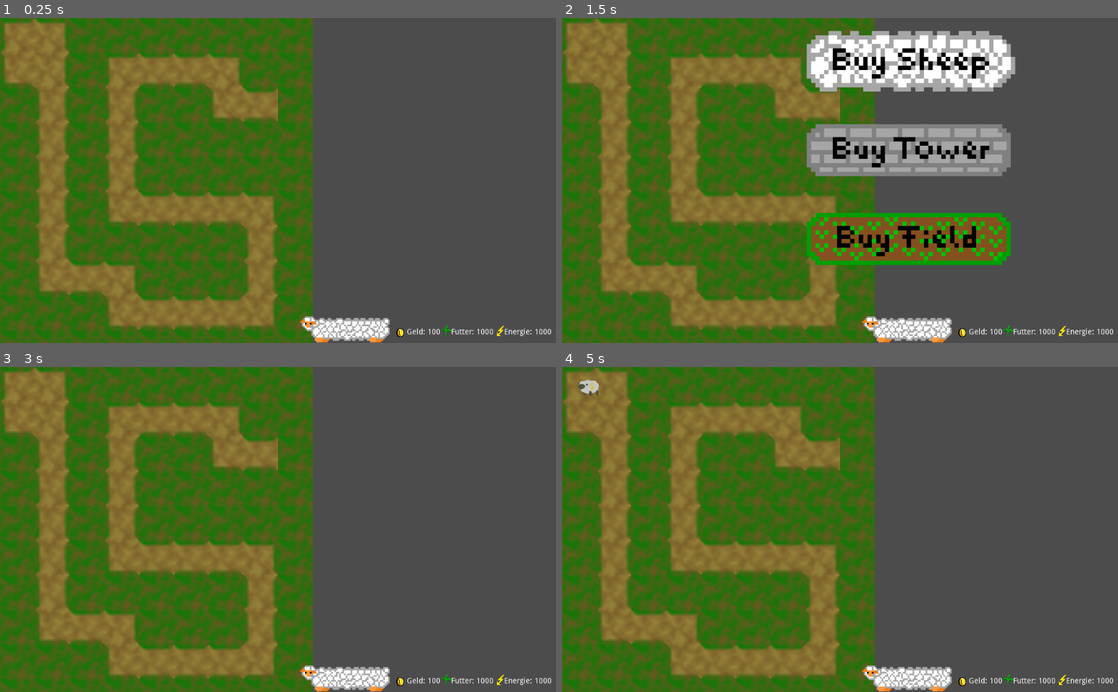
Above: before the commit, frames 1-4 (two rows, left to right).
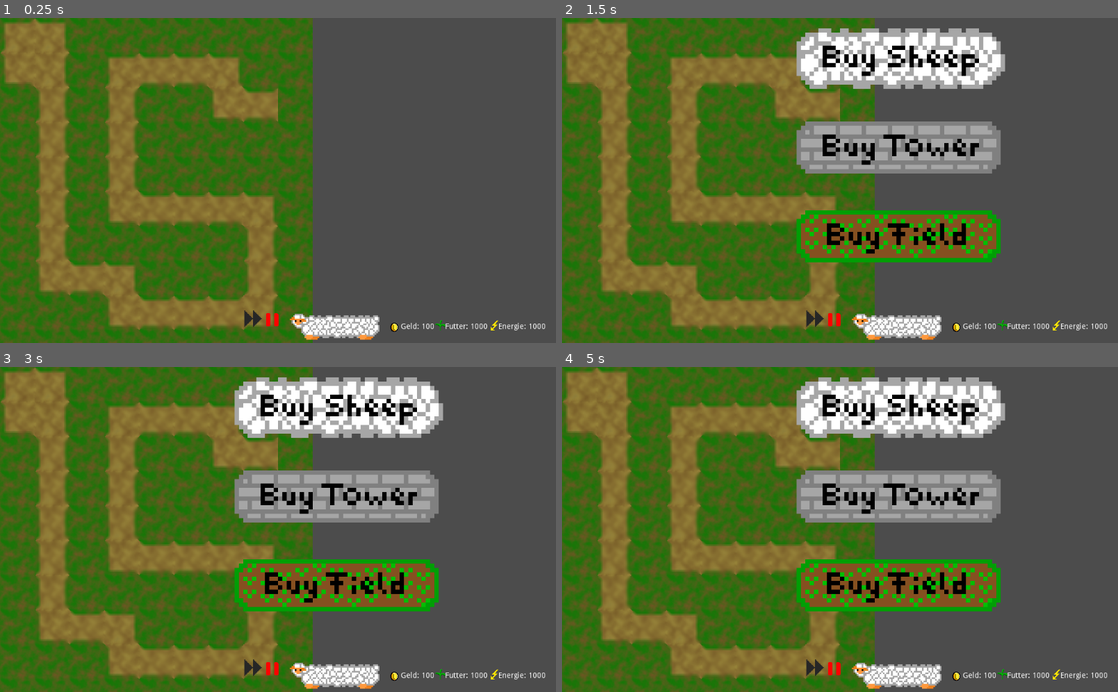
Above: after the commit, the same moments.

Repository: winnerbyhabit/bifigamejamWS19
Game: Godot game, scene res://Game.tscn
Two runs of this game, one before a commit and one after it. Both use one fixed random seed, a clock stepped at 60 frames per second and the inputs below. Sound files missing from this copy of the repository are replaced by a short silence.
Inputs (mouse positions are in pixels of both pictures, inside the frame that each line leads up to):
- Up to frame 1 (0.25 s): no input
- Up to frame 2 (1.5 s): click (906, 330) at 0.52 s; click (817, 326) at 1.27 s
- Up to frame 3 (3 s): click (272, 675) at 2.02 s; click (350, 409) at 2.77 s
- Up to frame 4 (5 s): click (906, 679) at 3.52 s; click (912, 500) at 4.27 s

The runs differ from the first frame. In frame 1, 1.7% of the frame differs, in the area x 43-100%, y 89-100%; in frame 2, 15%; in frame 3, 19%; in frame 4, 20%, in the area x 2-100%, y 3-100%.

Commit message:
working pause button

Diff:
--- a/project/GUI.gd
+++ b/project/GUI.gd
@@ -20,3 +20,7 @@
 
 func _on_Shopping_add_tower():
 	emit_signal("add_tower")
+
+
+func toggle_pause():
+	get_tree().paused = not get_tree().paused
--- a/project/GUI.tscn
+++ b/project/GUI.tscn
@@ -1,10 +1,12 @@
-[gd_scene load_steps=6 format=2]
+[gd_scene load_steps=8 format=2]
 
 [ext_resource path="res://GUI.gd" type="Script" id=1]
-[ext_resource path="res://assets/CoinMini.png" type="Texture" id=2]
-[ext_resource path="res://assets/Futter.png" type="Texture" id=3]
-[ext_resource path="res://assets/Energy.png" type="Texture" id=4]
-[ext_resource path="res://Shopmenu/Shopping.tscn" type="PackedScene" id=5]
+[ext_resource path="res://assets/Fast_Forward2.png" type="Texture" id=2]
+[ext_resource path="res://assets/pause_button.png" type="Texture" id=3]
+[ext_resource path="res://Shopmenu/Shopping.tscn" type="PackedScene" id=4]
+[ext_resource path="res://assets/CoinMini.png" type="Texture" id=5]
+[ext_resource path="res://assets/Futter.png" type="Texture" id=6]
+[ext_resource path="res://assets/Energy.png" type="Texture" id=7]
 
 [node name="GUI" type="Control"]
 anchor_left = 1.0
@@ -22,42 +24,62 @@
 anchor_top = 1.0
 anchor_right = 1.0
 anchor_bottom = 1.0
-margin_left = -295.0
-margin_top = -40.0
+margin_left = -574.0
+margin_top = -60.0
+
+[node name="FastForward" type="TextureButton" parent="HBoxContainer"]
+margin_right = 32.0
+margin_bottom = 60.0
+texture_normal = ExtResource( 2 )
+
+[node name="Pause" type="TextureButton" parent="HBoxContainer"]
+pause_mode = 2
+margin_left = 36.0
+margin_right = 68.0
+margin_bottom = 60.0
+texture_normal = ExtResource( 3 )
+
+[node name="Shopping" parent="HBoxContainer" instance=ExtResource( 4 )]
+editor/display_folded = true
+margin_left = 72.0
+margin_top = 0.0
+margin_right = 264.0
+margin_bottom = 60.0
 
 [node name="Geld" type="HBoxContainer" parent="HBoxContainer"]
 editor/display_folded = true
-margin_right = 90.0
-margin_bottom = 40.0
+margin_left = 268.0
+margin_right = 358.0
+margin_bottom = 60.0
 
 [node name="Label" type="Label" parent="HBoxContainer/Geld"]
-margin_top = 13.0
+margin_top = 23.0
 margin_right = 54.0
-margin_bottom = 27.0
+margin_bottom = 37.0
 text = "     Geld:"
 
 [node name="TextureRect" type="TextureRect" parent="HBoxContainer/Geld/Label"]
 margin_right = 16.0
 margin_bottom = 16.0
-texture = ExtResource( 2 )
+texture = ExtResource( 5 )
 
 [node name="Value" type="Label" parent="HBoxContainer/Geld"]
 margin_left = 58.0
-margin_top = 13.0
+margin_top = 23.0
 margin_right = 90.0
-margin_bottom = 27.0
+margin_bottom = 37.0
 text = "1000"
 
 [node name="Futter" type="HBoxContainer" parent="HBoxContainer"]
 editor/display_folded = true
-margin_left = 94.0
-margin_right = 188.0
-margin_bottom = 40.0
+margin_left = 362.0
+margin_right = 456.0
+margin_bottom = 60.0
 
 [node name="Label" type="Label" parent="HBoxContainer/Futter"]
-margin_top = 13.0
+margin_top = 23.0
 margin_right = 58.0
-margin_bottom = 27.0
+margin_bottom = 37.0
 text = "    Futter:"
 
 [node name="TextureRect" type="TextureRect" parent="HBoxContainer/Futter/Label"]
@@ -66,25 +88,25 @@
 margin_right = 20.7805
 margin_bottom = 33.3972
 rect_scale = Vector2( 0.8, 1 )
-texture = ExtResource( 3 )
+texture = ExtResource( 6 )
 
 [node name="Value" type="Label" parent="HBoxContainer/Futter"]
 margin_left = 62.0
-margin_top = 13.0
+margin_top = 23.0
 margin_right = 94.0
-margin_bottom = 27.0
+margin_bottom = 37.0
 text = "1000"
 
 [node name="Energie" type="HBoxContainer" parent="HBoxContainer"]
 editor/display_folded = true
-margin_left = 192.0
-margin_right = 295.0
-margin_bottom = 40.0
+margin_left = 460.0
+margin_right = 563.0
+margin_bottom = 60.0
 
 [node name="Label" type="Label" parent="HBoxContainer/Energie"]
-margin_top = 13.0
+margin_top = 23.0
 margin_right = 67.0
-margin_bottom = 27.0
+margin_bottom = 37.0
 text = "    Energie:"
 
 [node name="TextureRect" type="TextureRect" parent="HBoxContainer/Energie/Label"]
@@ -92,15 +114,13 @@
 margin_top = -5.39722
 margin_right = 17.6028
 margin_bottom = 34.6028
-texture = ExtResource( 4 )
+texture = ExtResource( 7 )
 
 [node name="Value" type="Label" parent="HBoxContainer/Energie"]
 margin_left = 71.0
-margin_top = 13.0
+margin_top = 23.0
 margin_right = 103.0
-margin_bottom = 27.0
+margin_bottom = 37.0
 text = "1000"
-
-[node name="Shopping" parent="HBoxContainer" instance=ExtResource( 5 )]
-position = Vector2( -666.287, -549.081 )
+[connection signal="pressed" from="HBoxContainer/Pause" to="." method="toggle_pause"]
 [connection signal="add_tower" from="HBoxContainer/Shopping" to="." method="_on_Shopping_add_tower"]
--- a/project/Shopmenu/Shopping.tscn
+++ b/project/Shopmenu/Shopping.tscn
@@ -1,30 +1,25 @@
 [gd_scene load_steps=6 format=2]
 
-[ext_resource path="res://Shopmenu/Shopping.gd" type="Script" id=1]
-[ext_resource path="res://assets/Button_base.png" type="Texture" id=2]
+[ext_resource path="res://assets/Button_base.png" type="Texture" id=1]
+[ext_resource path="res://Shopmenu/Shopping.gd" type="Script" id=2]
 [ext_resource path="res://assets/Sheep_Button.png" type="Texture" id=3]
 [ext_resource path="res://assets/Tower_Button.png" type="Texture" id=4]
 [ext_resource path="res://assets/Field_Button_b.png" type="Texture" id=5]
 
-[node name="Shopping" type="Node2D"]
-editor/display_folded = true
-script = ExtResource( 1 )
-
-[node name="BackgroundYay" type="Sprite" parent="."]
-
-[node name="ShopButton" type="TextureButton" parent="."]
+[node name="ShopButton" type="TextureButton"]
 margin_left = 478.329
 margin_top = 533.715
 margin_right = 670.329
 margin_bottom = 593.715
-texture_normal = ExtResource( 2 )
+texture_normal = ExtResource( 1 )
+script = ExtResource( 2 )
 
 [node name="VBoxContainer" type="VBoxContainer" parent="."]
 visible = false
-margin_left = 324.0
-margin_top = -11.0
-margin_right = 836.0
-margin_bottom = 477.0
+margin_left = -154.329
+margin_top = -544.715
+margin_right = 357.671
+margin_bottom = -56.715
 alignment = 1
 
 [node name="SheepButton" type="TextureButton" parent="VBoxContainer"]
@@ -43,7 +38,7 @@
 margin_right = 512.0
 margin_bottom = 488.0
 texture_normal = ExtResource( 5 )
-[connection signal="pressed" from="ShopButton" to="." method="_on_ShopButton_pressed"]
+[connection signal="pressed" from="." to="." method="toggle_menu"]
 [connection signal="pressed" from="VBoxContainer/SheepButton" to="." method="_on_SheepButton_pressed"]
 [connection signal="pressed" from="VBoxContainer/TowerButton" to="." method="_on_TowerButton_pressed"]
 [connection signal="pressed" from="VBoxContainer/FieldButton" to="." method="_on_FieldButton_pressed"]
Binary file added: project/assets/pause_button.png
Not shown, added: project/assets/pause_button.png.import
